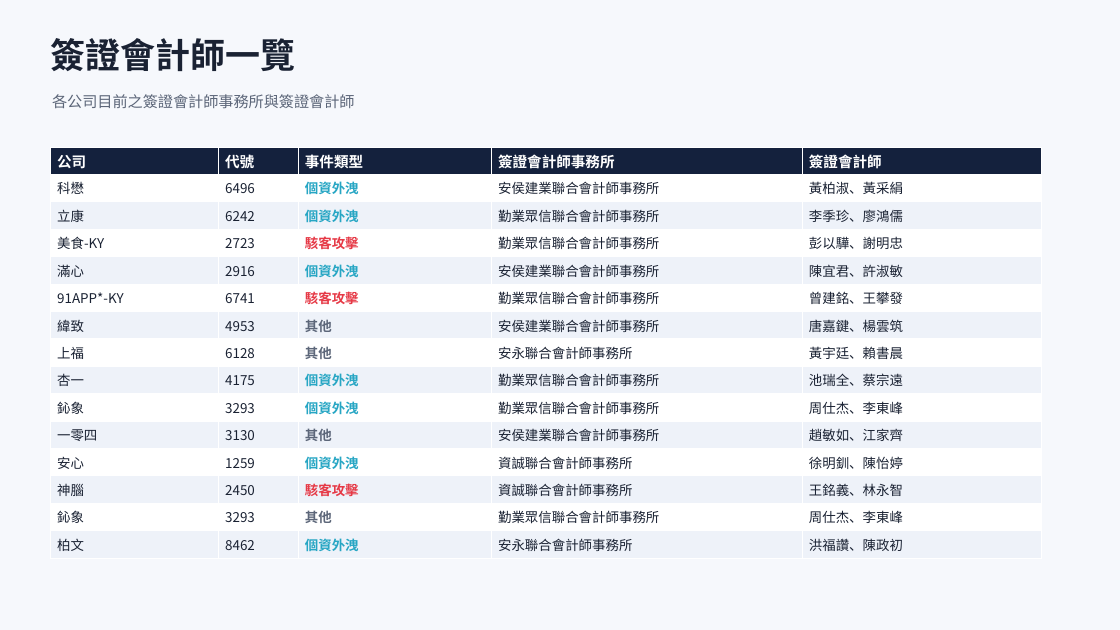
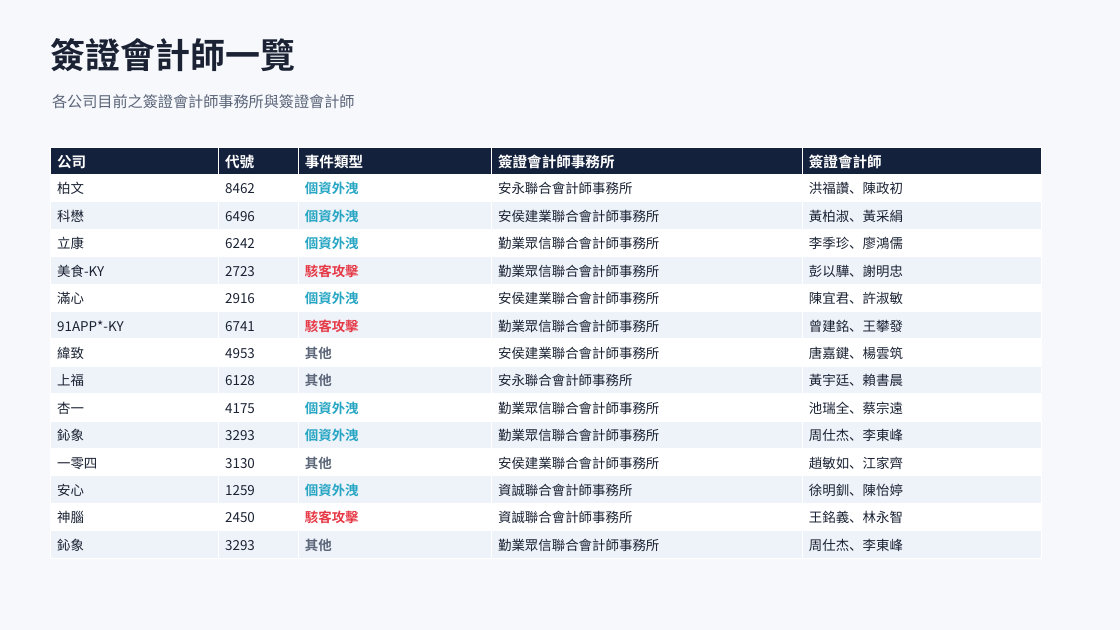
Before and after one commit to Johnnylin77/mops-isec-monitor, a slide deck: slide 4 of 資安事件因應分析.pptx. Drawn at 1120x630 pixels with LibreOffice and Linux fonts; fonts in the diff are those of the drawing. Boxes give left, top, right and bottom in pixels: in the first picture for what was removed or moved away, otherwise in the second. Text is boxed around its words. In the diff, an @@ line names an element or a change of style, - is before the commit and + after.

```diff
--- a/資安事件因應分析.pptx
+++ b/資安事件因應分析.pptx
@@ table at [50, 147, 1042, 559] @@
+row 2: 柏文 | 8462 | 個資外洩 | 安永聯合會計師事務所 | 洪福讚、陳政初
-row 15: 柏文 | 8462 | 個資外洩 | 安永聯合會計師事務所 | 洪福讚、陳政初
```
Also in this commit, not shown: 7 other slides changed, 2 other files.
